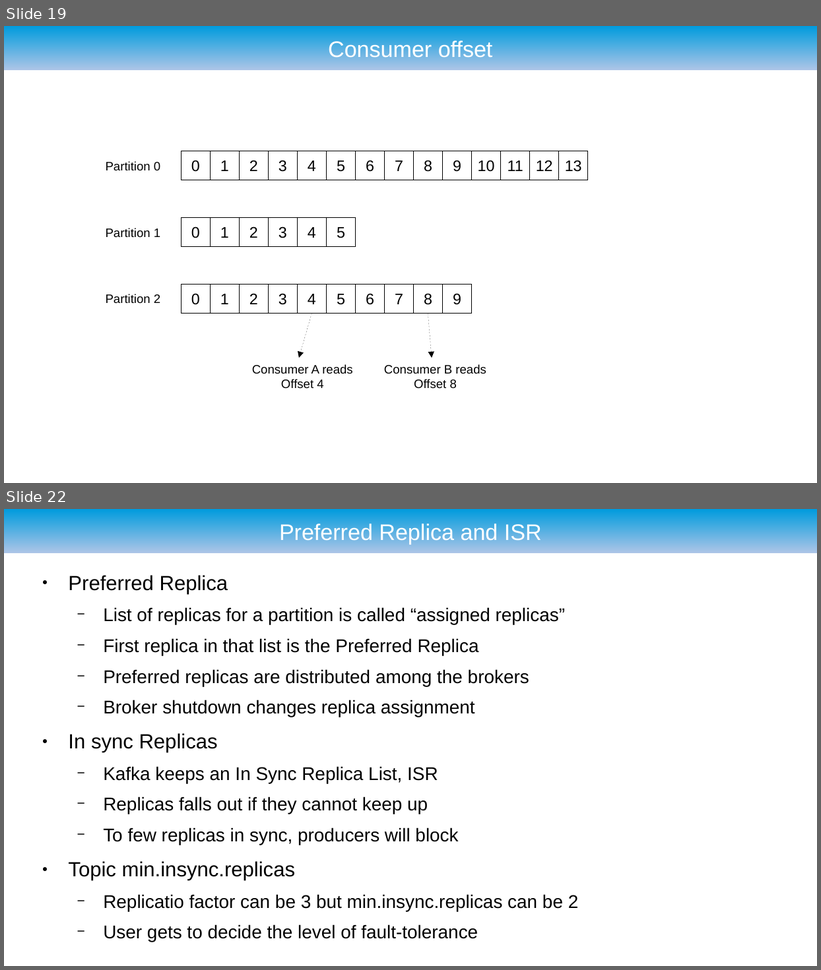
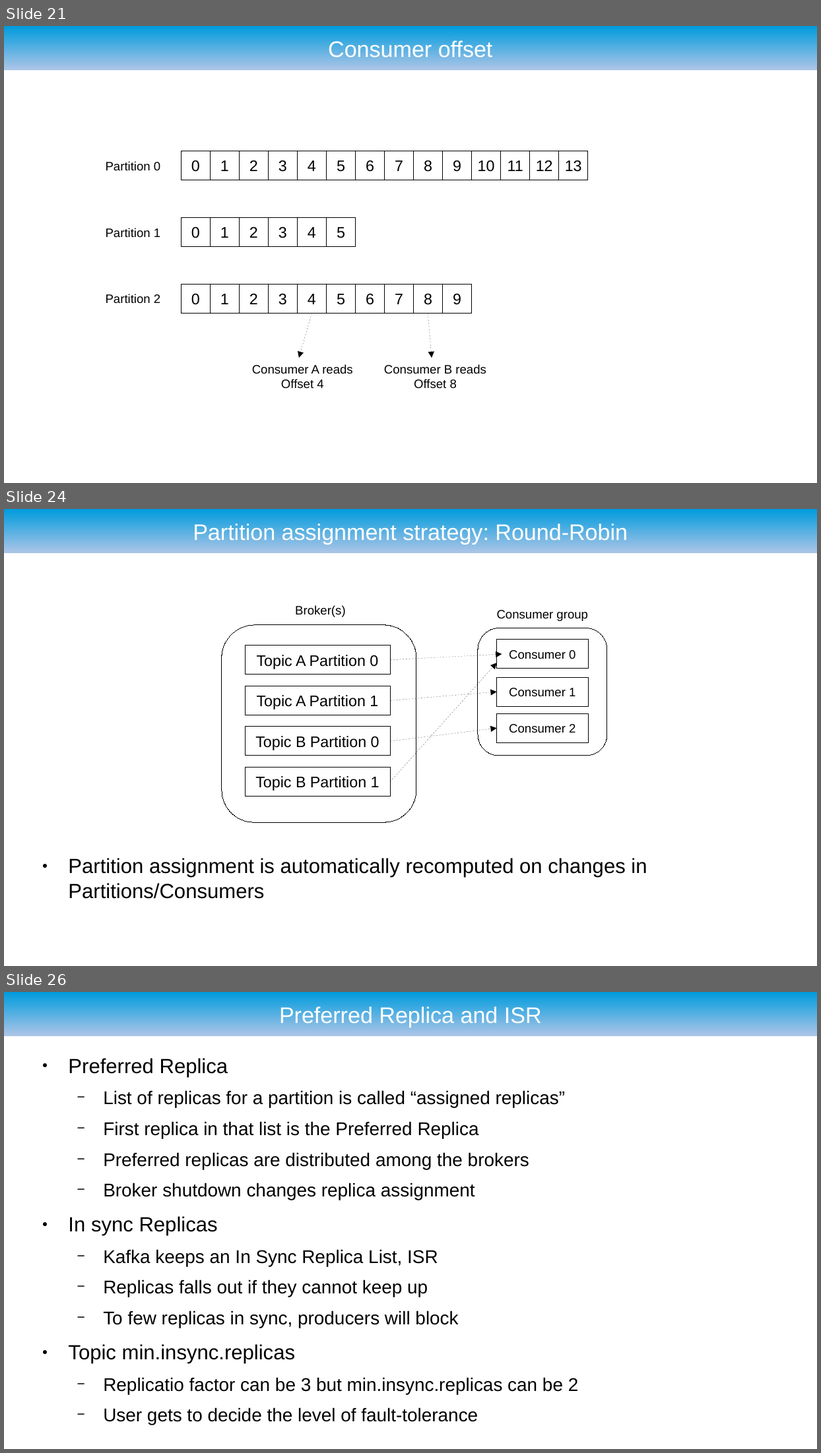
Before and after one commit to ryzlab/kafka-kompetensdag, a slide deck: doc/presentation.odp. Shown one above the other, each under a label of ours: slides 19 and 22 before the commit, slides 21, 24 and 26 after it; the slides between them are not shown. The pictures are 821x970 and 821x1453 pixels, drawn with LibreOffice and Linux fonts; fonts in the diff are those of the drawing; background and template pictures are left out. Boxes give left, top, right and bottom in pixels: in the first picture for what was removed or moved away, otherwise in the second. Text is boxed around its words. In the diff, an @@ line names an element or a change of style, - is before the commit and + after.

```diff
--- a/doc/presentation.odp
+++ b/doc/presentation.odp
@@ slide 24 added at (4, 509, 817, 966), background #FFFFFF; not listed: 1 template element that a slide beside it also shows @@
@@ title added at (193, 522, 628, 544), 22 pt, text #FFFFFF @@
+Partition assignment strategy: Round-Robin
@@ text added at (295, 605, 345, 617), 12 pt, text #000000 @@
+Broker(s)
@@ freeform shape added at (222, 625, 416, 823), outline #000000 0 pt @@
@@ text added at (497, 610, 588, 621), 12 pt, text #000000 @@
+Consumer group
@@ rectangle added at (246, 646, 391, 674), outline #000000 0 pt @@
@@ rounded rectangle added at (479, 628, 607, 755), outline #000000 0 pt @@
@@ rectangle added at (497, 640, 588, 668), outline #000000 0 pt, 12 pt, text #000000 @@
+Consumer 0
@@ text added at (257, 655, 378, 669), 15 pt, text #000000 @@
+Topic A Partition 0
@@ arrow added from (391, 782) to (497, 663), #000000 0 pt @@
@@ arrow added from (391, 660) to (502, 654), #000000 0 pt @@
@@ rectangle added at (246, 686, 391, 715), outline #000000 0 pt @@
@@ rectangle added at (497, 677, 588, 706), outline #000000 0 pt, 12 pt, text #000000 @@
+Consumer 1
@@ text added at (257, 695, 378, 710), 15 pt, text #000000 @@
+Topic A Partition 1
@@ arrow added from (391, 701) to (497, 692), #000000 0 pt @@
@@ rectangle added at (497, 714, 588, 743), outline #000000 0 pt, 12 pt, text #000000 @@
+Consumer 2
@@ rectangle added at (246, 727, 391, 755), outline #000000 0 pt @@
@@ text added at (255, 736, 380, 751), 15 pt, text #000000 @@
+Topic B Partition 0
@@ arrow added from (391, 741) to (497, 728), #000000 0 pt @@
@@ rectangle added at (246, 767, 391, 796), outline #000000 0 pt @@
@@ text added at (255, 776, 380, 791), 15 pt, text #000000 @@
+Topic B Partition 1
@@ text added at (68, 858, 647, 899), 20 pt, text #000000 @@
+● Partition assignment is automatically recomputed on changes in Partitions/Consumers
@@ what was slide 19 is now slide 21 @@
@@ what was slide 22 is now slide 26 @@
```
Also in this commit, not shown: 1 slide changed, 5 other slides added, 3 slides removed.
